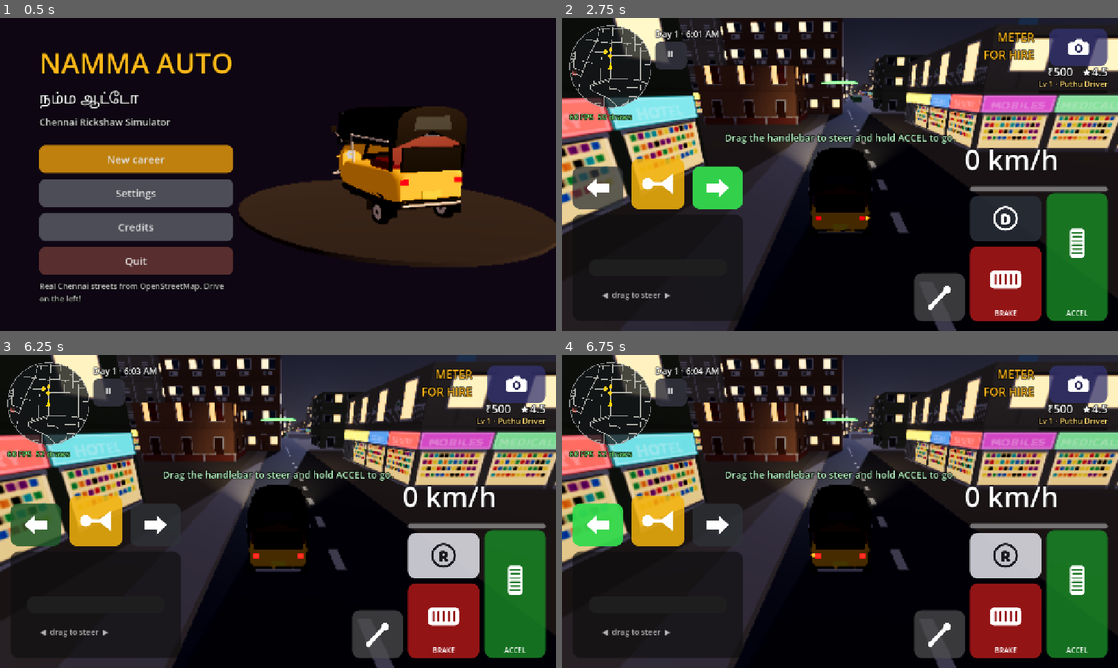
Above: before the commit, frames 1-4 (two rows, left to right).
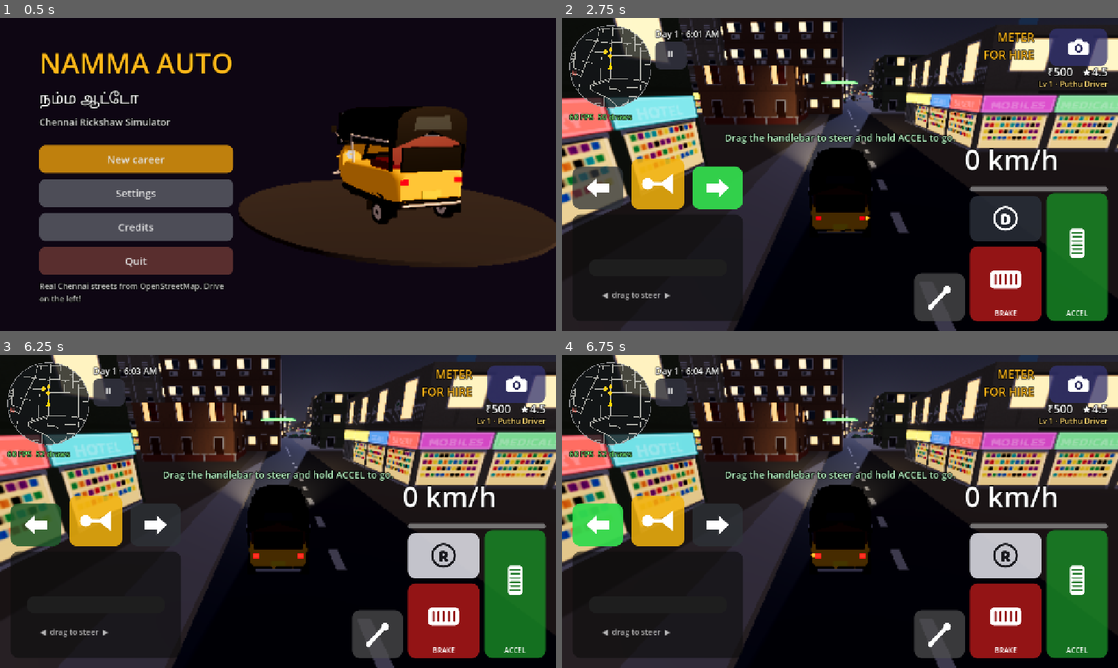
Above: after the commit, the same moments.

Repository: DavidRajPaul/Auto-Simulator-Game-GoDot
Game: Godot game, scene res://scenes/main_menu.tscn
Same seed, same stepped clock (60 frames per second), same inputs: the game is played once before the commit and once after it.
Inputs (mouse positions are in pixels of both pictures, inside the frame that each line leads up to):
- Up to frame 1 (0.5 s): no input
- Up to frame 2 (2.75 s): click "New career" at 0.5 s; move the mouse to (962, 158) at 1.27 s; hold E (indicator_right) 1.28-2 s; tap H (horn) at 1.35 s; click (962, 158) at 1.42 s; drag from (728, 190) to (812, 237) at 2.02 s
- Up to frame 3 (6.25 s): move the mouse to (333, 442) at 2.77 s; hold E (indicator_right) 2.78-3.5 s; tap R (gear_toggle) at 2.85 s; tap H (horn) at 3.05, 6.05 s; click "⏸" at 3.5 s; click "✕" at 4.25 s; tap Enter at 5 s; drag from (250, 574) to (111, 464) at 5.02 s; tap K (kick_start) at 5.75, 5.85 s; move the mouse to (444, 558) at 5.77 s; hold Q (indicator_left) from 5.78 s (still down)
- Up to frame 4 (6.75 s): release Q (indicator_left) at 6.5 s; drag from (673, 464) to (756, 433) at 6.52 s

Frame 1 is identical in both runs. In frame 2, less than 0.1% of the frame differs, in the area x 50-54%, y 24-28%; in frame 3, less than 0.1%, in the area x 51-56%, y 24-28%; in frame 4, less than 0.1%.

Commit message:
feat: optimised traffic models as visuals on the existing boxes
Adds five optimised .glb models (about 1.4 MB in total) for the traffic archetypes:
hatchback (Kenney, CC0), share auto (rSquare, CC BY 4.0), two-wheeler
(Shiveloper, CC BY 4.0) and stray cow (Quaternius, CC0, converted from FBX).

- TrafficModelFit scales each model to its collision box, turns the long side
  forward and stands it on the road. Collisions, lanes and horn logic still use
  the box, so gameplay is unchanged. Missing files keep the box.
- The MTC bus keeps its box: the free bus models are 4 m long and cannot be
  stretched to 11 m.
- tools/assets/process_models.py rebuilds the models from assets_src/incoming
  (gitignored). The pipeline removes animations and skins for props, simplifies,
  resizes textures, and sets non-metal materials (glTF defaults metallicFactor
  to 1, which renders black).
- Perf probe (main_chennai): draw calls 126 -> 129, within the 150 budget; active
  traffic 14, within the 18 budget.
- Credits updated in the main menu.

Co-Authored-By: Claude Haiku 5.5 <noreply@anthropic.com>
Claude-Session: https://claude.ai/code/session_01NZmjcP87RjyuMBvBCQaTLX

Diff:
--- /dev/null
+++ b/scripts/traffic/TrafficModelFit.gd
@@ -0,0 +1,55 @@
+class_name TrafficModelFit
+extends RefCounted
+## Puts an optimised .glb on a traffic vehicle's collision box: each axis is scaled to the box,
+## the long side is turned to run along the car's forward axis (-Z), and the model stands on the road.
+## Visual only: collision, lanes and horn logic stay on the box. Missing files return false, and the
+## caller keeps the box.
+
+## `flip` turns the model 180° for files that were authored facing -Z (the scooter).
+static func attach(parent: Node3D, path: String, box: Vector3, flip: bool) -> bool:
+	if path == "" or not ResourceLoader.exists(path):
+		return false
+	var packed: PackedScene = load(path) as PackedScene
+	if packed == null:
+		return false
+	var holder: Node3D = Node3D.new()
+	holder.name = "Model"
+	parent.add_child(holder)
+	var model: Node3D = packed.instantiate() as Node3D
+	holder.add_child(model)
+	var bounds: AABB = _bounds(model, holder)
+	if bounds.size.x <= 0.0 or bounds.size.y <= 0.0 or bounds.size.z <= 0.0:
+		holder.queue_free()
+		return false
+	var yaw: float = 0.0
+	if bounds.size.x > bounds.size.z:
+		yaw += PI * 0.5
+	if flip:
+		yaw += PI
+	model.rotation.y = yaw
+	bounds = _bounds(model, holder)
+	holder.scale = Vector3(box.x / bounds.size.x, box.y / bounds.size.y, box.z / bounds.size.z)
+	holder.position = Vector3(-box.x * 0.5, 0.0, -box.z * 0.5) - bounds.position * holder.scale
+	return true
+
+## Bounding box of every mesh under `model`, expressed in `space` (which must be untransformed).
+static func _bounds(model: Node3D, space: Node3D) -> AABB:
+	var inv: Transform3D = space.global_transform.affine_inverse()
+	var out: AABB = AABB()
+	var first: bool = true
+	for mi: MeshInstance3D in _meshes(model):
+		var local: AABB = (inv * mi.global_transform) * mi.get_aabb()
+		if first:
+			out = local
+			first = false
+		else:
+			out = out.merge(local)
+	return out
+
+static func _meshes(node: Node) -> Array[MeshInstance3D]:
+	var out: Array[MeshInstance3D] = []
+	if node is MeshInstance3D:
+		out.append(node as MeshInstance3D)
+	for child: Node in node.get_children():
+		out.append_array(_meshes(child))
+	return out
--- a/scripts/traffic/TrafficVehicleAI.gd
+++ b/scripts/traffic/TrafficVehicleAI.gd
@@ -14,6 +14,16 @@
 const LATERAL_SPEED_MPS: float = 2.6
 const HORN_REACTION_DELAY_S: float = 0.35
 const TURN_SLOWDOWN_M: float = 12.0
+## Optimised models per archetype (assets/models/traffic). "" keeps the box (the MTC bus has no fitting model yet).
+const MODEL_FILES: Array[String] = [
+	"res://assets/models/traffic/two_wheeler.glb",
+	"res://assets/models/traffic/hatchback.glb",
+	"res://assets/models/traffic/share_auto.glb",
+	"",
+	"res://assets/models/traffic/stray_cow.glb",
+]
+## The scooter model is authored facing -Z; the cars, autos and cow face +Z.
+const MODEL_FLIP: Array[bool] = [true, false, false, false, false]
 
 var manager: ChennaiTrafficManager
 var archetype: Archetype = Archetype.HATCHBACK
@@ -51,6 +61,8 @@
 	_mesh.scale = size
 	_mesh.position.y = size.y * 0.5
 	_mesh.material_override = material
+	if TrafficModelFit.attach(self, MODEL_FILES[kind], size, MODEL_FLIP[kind]):
+		_mesh.visible = false
 	deactivate()
 
 func place(edge_idx: int, travelled: float, direction: int, lane: int) -> void:
--- a/scripts/ui/MainMenu.gd
+++ b/scripts/ui/MainMenu.gd
@@ -15,7 +15,8 @@
 Fonts: Noto Sans Tamil and Baloo Thambi 2, SIL Open Font License 1.1.
 UI sounds: Kenney Interface Sounds (CC0). Ambience and horns: BigSoundBank, Joseph Sardin (CC0).
 Auto engine and kick-start sounds: kalhan, Freesound (CC BY 4.0). Bulb horn: alex_jauk, Pixabay.
-Indicator tick: ProductionNow, Freesound (CC0).
+Indicator tick: ProductionNow, Freesound (CC0). Air horn: goose278, Freesound (CC0).
+Traffic models: Kenney Car Kit (CC0), Cow by Quaternius (CC0). Auto rickshaw by rSquare and Indian Scooter by Shiveloper (Sketchfab, CC BY 4.0).
 Build-time triangulation: earcut (ISC).
 
 Made for every Chennai auto anna and akka. Drive safe, use the meter."""
Binary file added: assets/models/traffic/hatchback.glb
Not shown, added: assets/models/traffic/hatchback.glb.import
Binary file added: assets/models/traffic/hatchback_colormap.png
Not shown, added: assets/models/traffic/hatchback_colormap.png.import
Binary file added: assets/models/traffic/share_auto.glb
Not shown, added: assets/models/traffic/share_auto.glb.import
Binary file added: assets/models/traffic/share_auto_0.png
Not shown, added: assets/models/traffic/share_auto_0.png.import
Binary file added: assets/models/traffic/share_auto_1.png
Not shown, added: assets/models/traffic/share_auto_1.png.import
Binary file added: assets/models/traffic/share_auto_2.png
Not shown, added: assets/models/traffic/share_auto_2.png.import
(and 19 more such lines)
